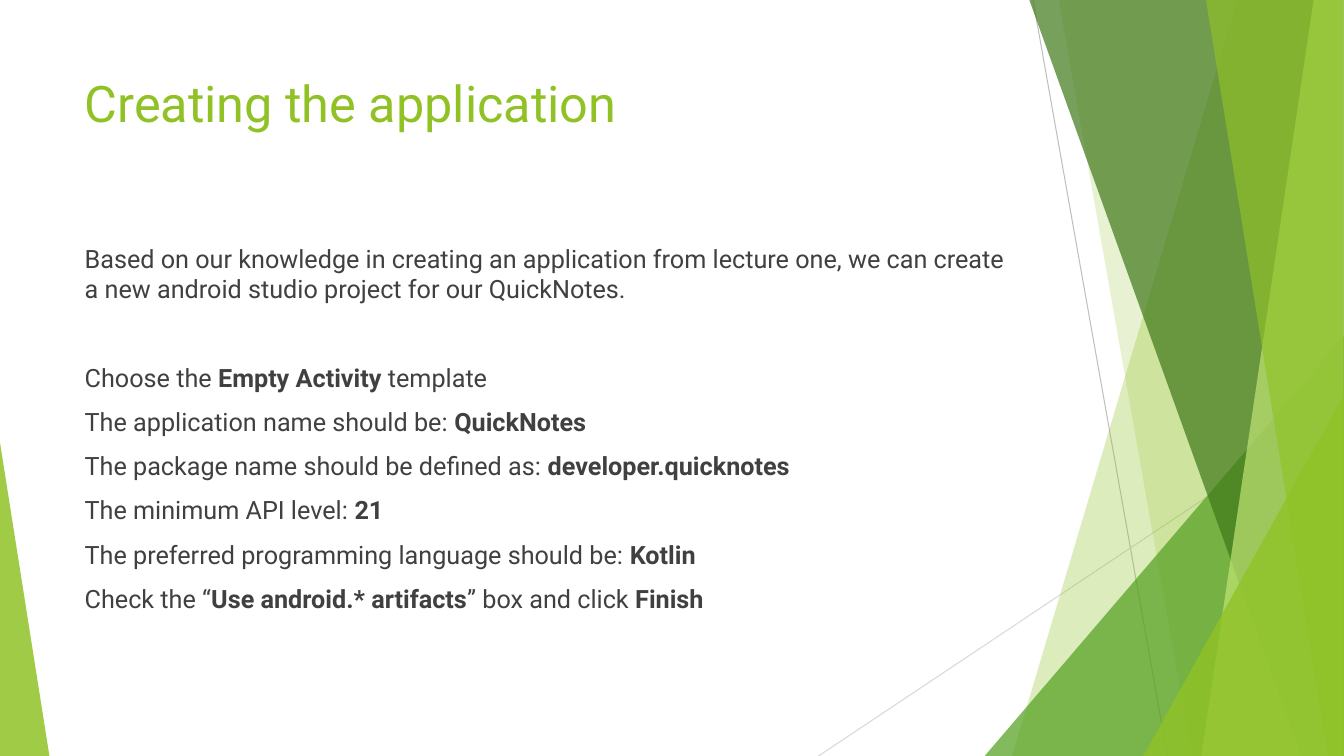
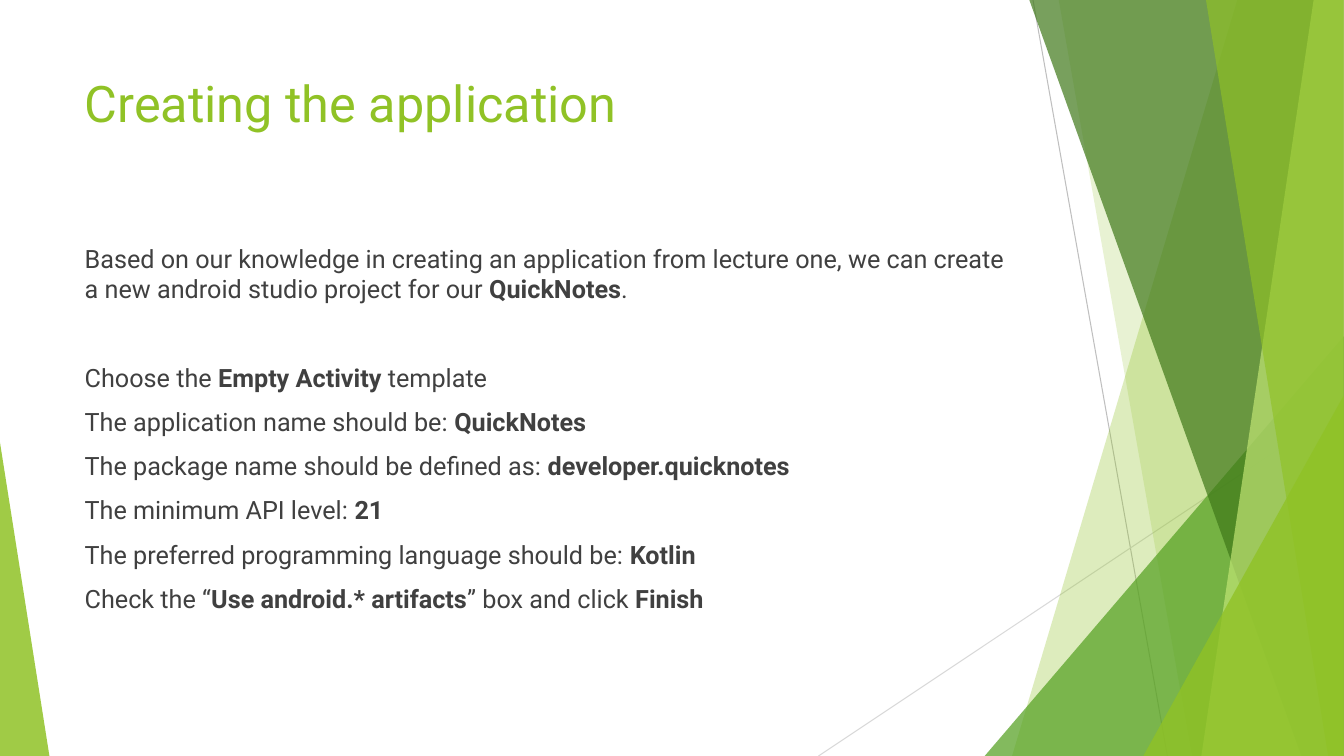
Before and after one commit to donsecret/ug-short-course, a slide deck: slide 5 of 2019 DOCS/Lecture Three.pptx. Drawn at 1344x756 pixels with LibreOffice and Linux fonts; fonts in the diff are those of the drawing. Boxes give left, top, right and bottom in pixels: in the first picture for what was removed or moved away, otherwise in the second. Text is boxed around its words. In the diff, an @@ line names an element or a change of style, - is before the commit and + after.

```diff
--- a/2019 DOCS/Lecture Three.pptx
+++ b/2019 DOCS/Lecture Three.pptx
@@ text at [85,249,1004,304]: bold on in "QuickNotes." @@
```
Also in this commit, not shown: 2 other slides changed, 1 other file.
